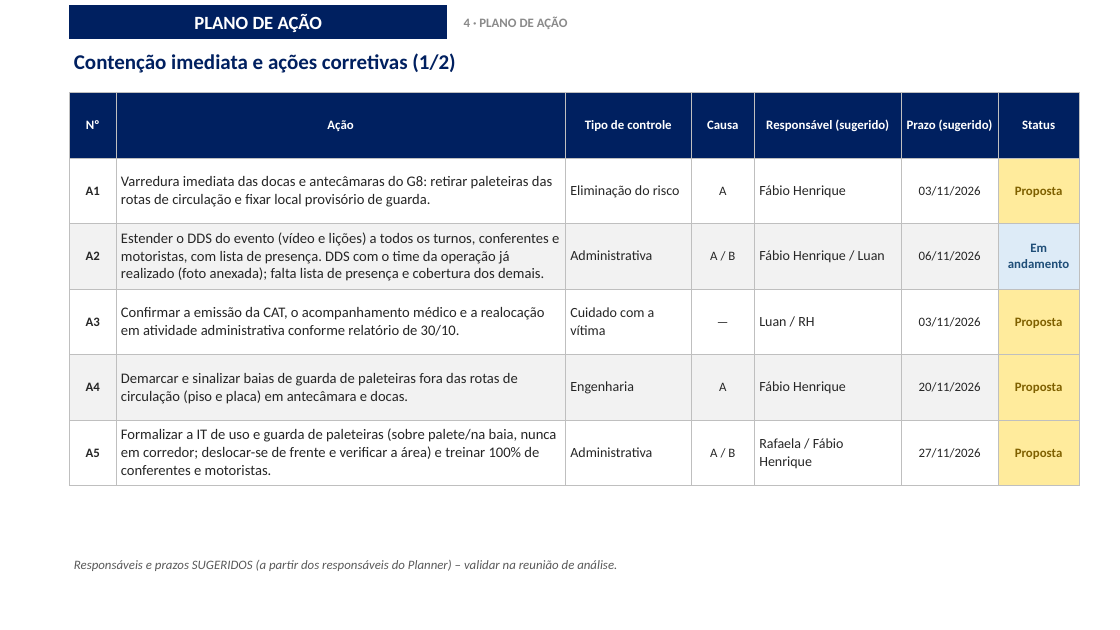
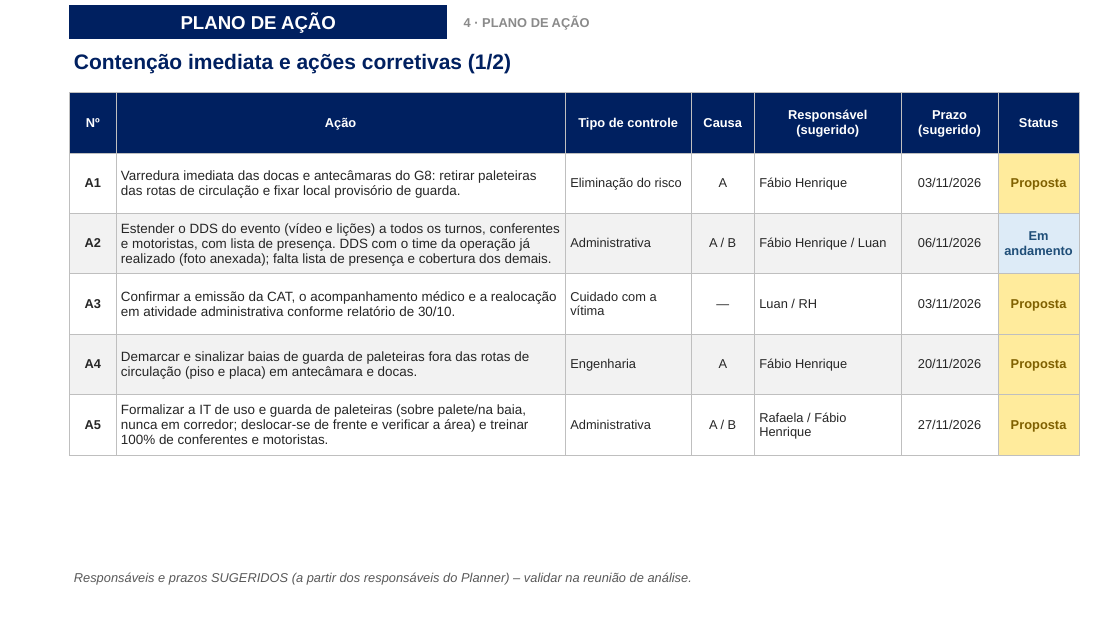
Before and after one commit to luantavarez9/hospital-seguro, a slide deck: slide 20 of entrega_acidente_GRU1/Apresentacao_Ocorrencia_Acidente_GRU_I.pptx. Drawn at 1120x630 pixels with LibreOffice and Linux fonts; fonts in the diff are those of the drawing; background and template pictures are left out. Boxes give left, top, right and bottom in pixels: in the first picture for what was removed or moved away, otherwise in the second. Text is boxed around its words. In the diff, an @@ line names an element or a change of style, - is before the commit and + after.

```diff
--- a/entrega_acidente_GRU1/Apresentacao_Ocorrencia_Acidente_GRU_I.pptx
+++ b/entrega_acidente_GRU1/Apresentacao_Ocorrencia_Acidente_GRU_I.pptx
@@ table at [70,92,1080,455] @@
@@ font Calibri to Arial @@
@@ size 12.5 to 11.5 pt in "Varredura imediata das docas e antecâmaras do ...", "Estender o DDS do evento (vídeo e ...", "Confirmar a emissão da CAT, o acompanhamento ...", "Demarcar e sinalizar baias de guarda de ..." and 1 more places @@
@@ size 12 to 11 pt in "Eliminação do risco", "Fábio Henrique", "Administrativa", "Fábio Henrique / Luan" and 6 more places @@
@@ font Calibri to Arial in 4 elements at [70,6,447,39], [464,18,590,30], [74,53,511,74], [74,572,692,585] @@
@@ text "Responsáveis e prazos SUGERIDOS (a ...": place and size @@
-text "Responsáveis e prazos SUGERIDOS (a ..." at [74,560,617,571]
+text "Responsáveis e prazos SUGERIDOS (a ..." at [74,572,692,585]
```
Also in this commit, not shown: 23 other slides changed, 31 other files.
